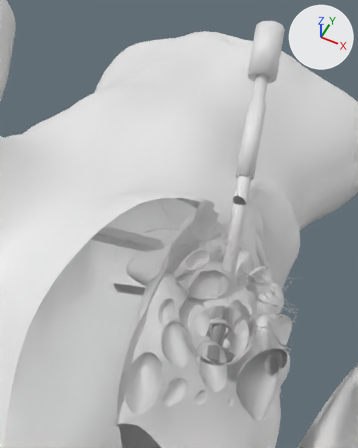
One commit to the glTF model model/breast_scene.glb: the scene before it, then after it.
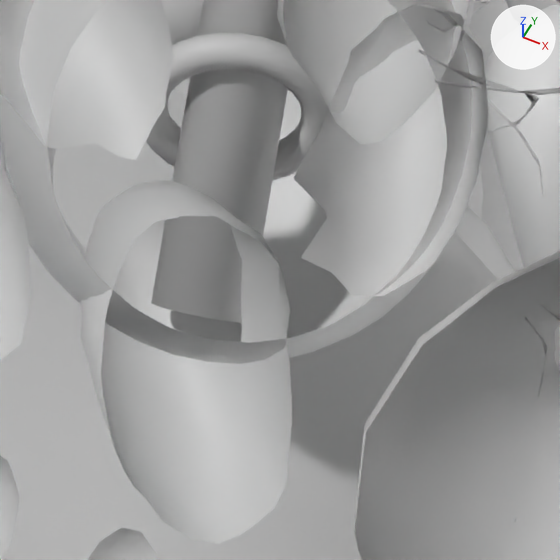
There are two pictures of each version: one from a 50 mm lens placed at (0.0993, -0.0603, 0.206), pointed at (0.0511, 0.036, 0.0856), one close up on the part from 52% to 74% of the width and 70% to 88% of the height. Every picture has the same lights, and +X, +Y and +Z are marked at upper right. The first two pictures are the older version. Everything nearer to the camera than a plane just in front of the edit is cut away. Where no turn or scale is listed for an object, it has been applied to the vertices. Vertices at exactly the same position are counted once.

Names of what the first close-up shows: 'clip__marker', 'duct__ducts', 'gland__glands', 'lesion__lump', 'muscle__muscles', 'needle__shaft'.
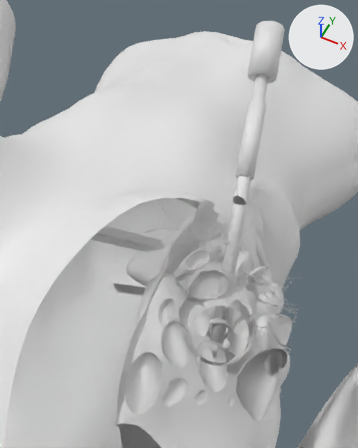
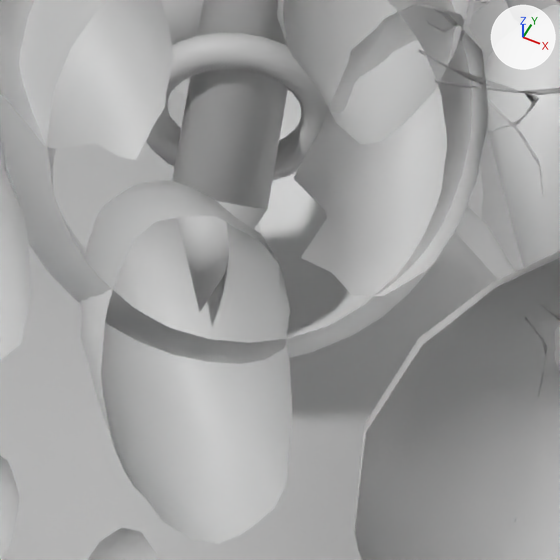
Where the newer file only moved an object's origin or applied its transform, the numbers keep the older frame.

Changed parts and their boxes [x1, y1, x2, y2] in the close-ups (560 x 560 px):
'needle__shaft', reshaped: before [151, 0, 288, 323]; after [172, 0, 288, 209]
'needle__bevel', added: after [177, 201, 267, 312]

What changed in the scene script:
```text
Change me_cylinder:
    used by ob_needle__shaft; location = (0.06709, 0.0476, 0.08845)
    remove me_cylinder.from_pydata(...)  # 48 vertices, 92 faces; spans x -0.012..0.012, y -0.0406..0.0406, z -0.0265..0.0265
    add me_cylinder.from_pydata(...)  # 48 vertices, 92 faces; spans x -0.012..0.0109, y -0.0364..0.0406, z -0.0239..0.0265
    me_cylinder part 1: the whole mesh is multiplied about its middle by the matrix ((0.998, 0.009, 0.006), (0.009, 0.964, -0.023), (0.006, -0.023, 0.986)), then moved by (-0.0005, 0.0021, 0.0013)
Add me_cone:
    me_cone.from_pydata(...)  # 33 vertices, 62 faces; spans x -0.00267..0.00163, y -0.00207..0.0033, z -0.0013..0.00318
Add ob_needle__bevel:
    ob_needle__bevel = bpy.data.objects.new('needle__bevel', me_cone)
    ob_needle__bevel.location = (0.0764, 0.01033, 0.06516)
```
